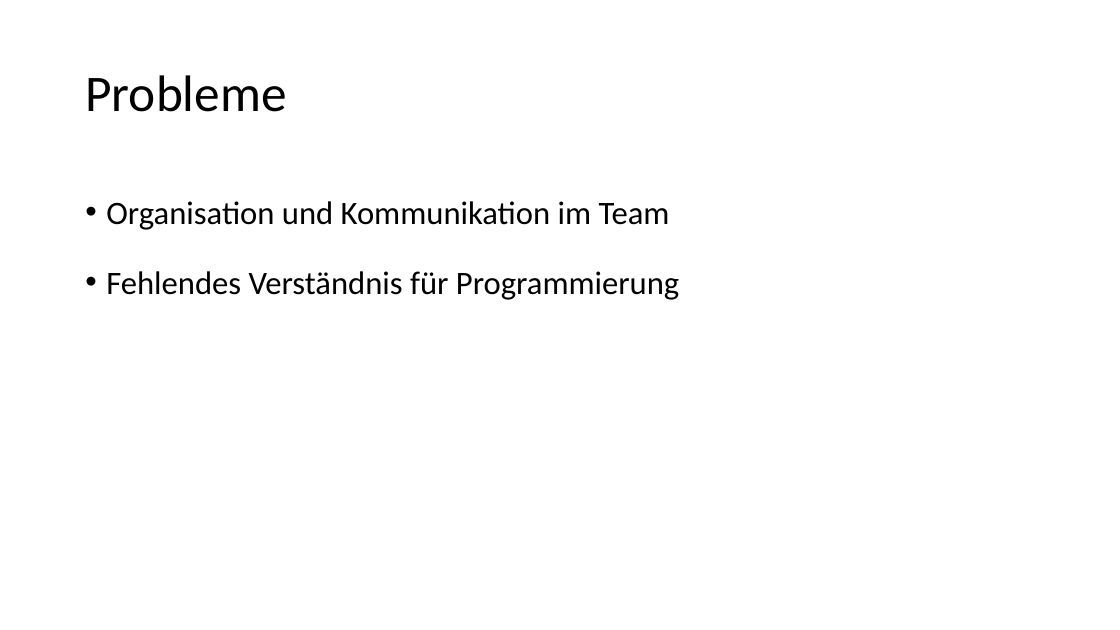
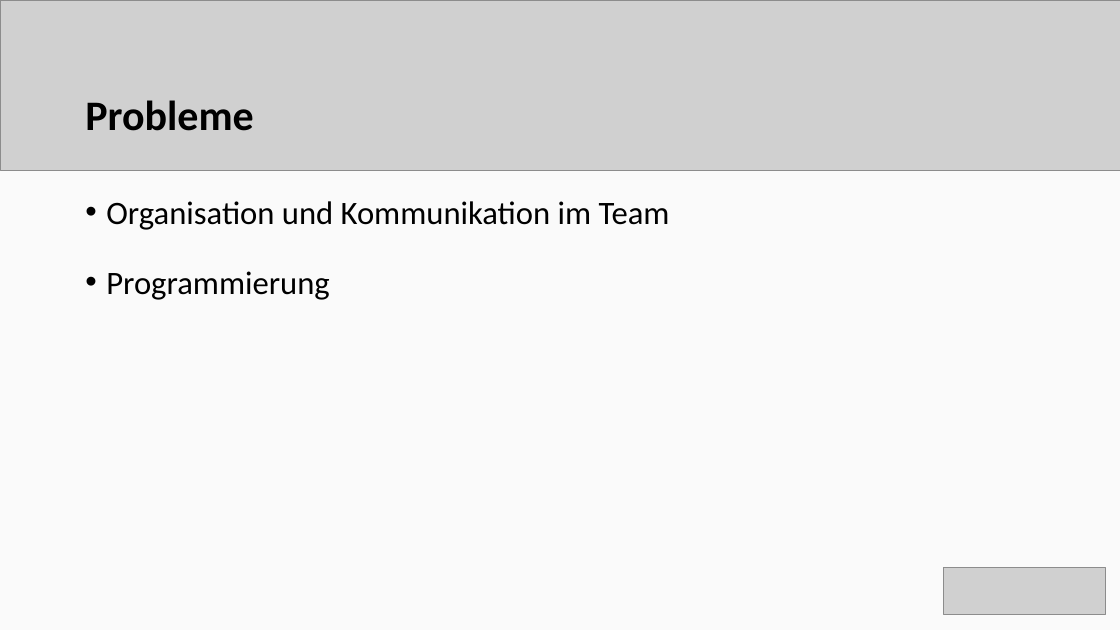
Before and after one commit to AadrianMay/09-eLearning-App, a slide deck: slide 7 of Präsentation.pptx. Drawn at 1120x630 pixels with LibreOffice and Linux fonts; fonts in the diff are those of the drawing; grey boxes stand for pictures. Boxes give left, top, right and bottom in pixels: in the first picture for what was removed or moved away, otherwise in the second. Text is boxed around its words. In the diff, an @@ line names an element or a change of style, - is before the commit and + after.

```diff
--- a/Präsentation.pptx
+++ b/Präsentation.pptx
@@ background #FFFFFF to #FAFAFA @@
@@ picture added at box(0, 0, 1120, 171) @@
@@ title "Probleme" at box(85, 100, 253, 131): size 44 to 36 pt, bold on @@
@@ text at box(106, 271, 329, 300): text changed @@
-• Fehlendes Verständnis für Programmierung
+• Programmierung
@@ picture added at box(944, 568, 1106, 615) @@
```
Also in this commit, not shown: 8 other slides changed, 1 other file.
